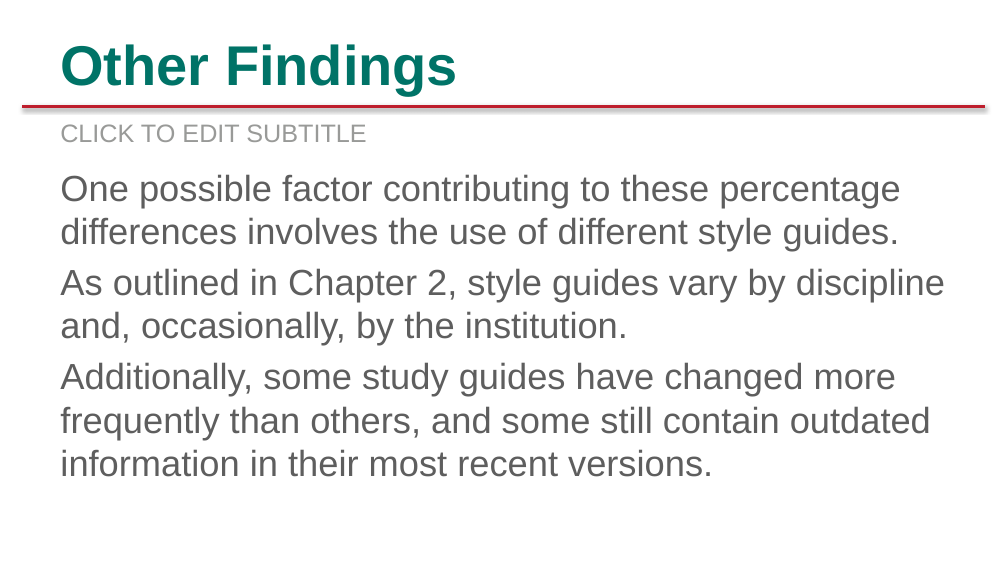
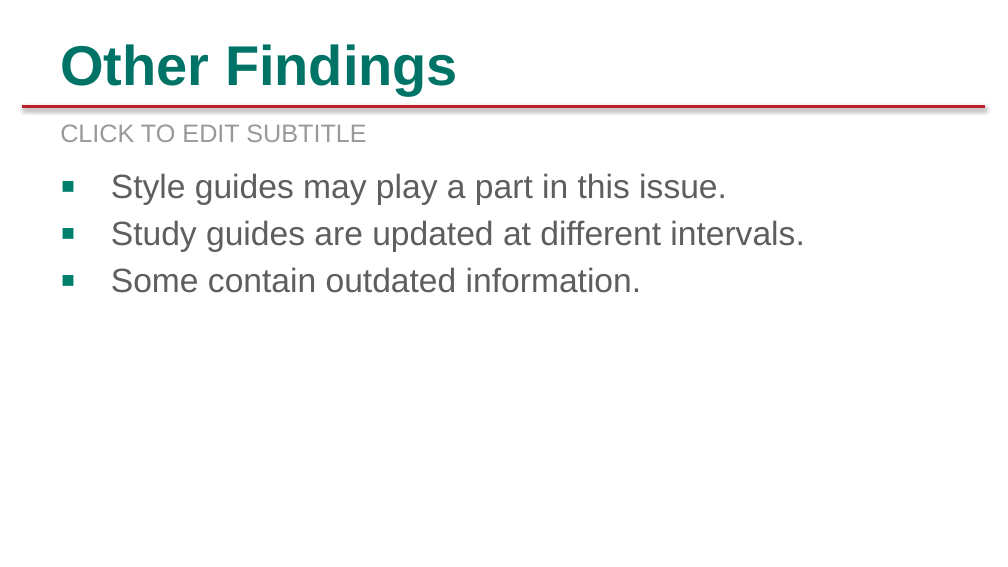
Before and after one commit to rottingresearch/rottingresearch, a slide deck: slide 15 of Presentations/ALA LibLearnX 2024/LibLearnX-2024-ALA.pptx (slide 14 before the commit). Drawn at 1008x567 pixels with LibreOffice and Linux fonts; fonts in the diff are those of the drawing; background and template pictures are left out. Boxes give left, top, right and bottom in pixels: in the first picture for what was removed or moved away, otherwise in the second. Text is boxed around its words. In the diff, an @@ line names an element or a change of style, - is before the commit and + after.

```diff
--- a/Presentations/ALA LibLearnX 2024/LibLearnX-2024-ALA.pptx
+++ b/Presentations/ALA LibLearnX 2024/LibLearnX-2024-ALA.pptx
@@ text at (x1=111, y1=173, x2=804, y2=293): text changed; size 25.9 to 24 pt @@
-One possible factor contributing to these percentage differences involves the use of different style guides.
-As outlined in Chapter 2, style guides vary by discipline and, occasionally, by the institution.
-Additionally, some study guides have changed more frequently than others, and some still contain outdated information in their most recent versions.
+▪ Style guides may play a part in this issue.
+▪ Study guides are updated at different intervals.
+▪ Some contain outdated information.
```
Also in this commit, not shown: 13 other slides changed, 4 slides added, 3 slides removed, 1 other file.
